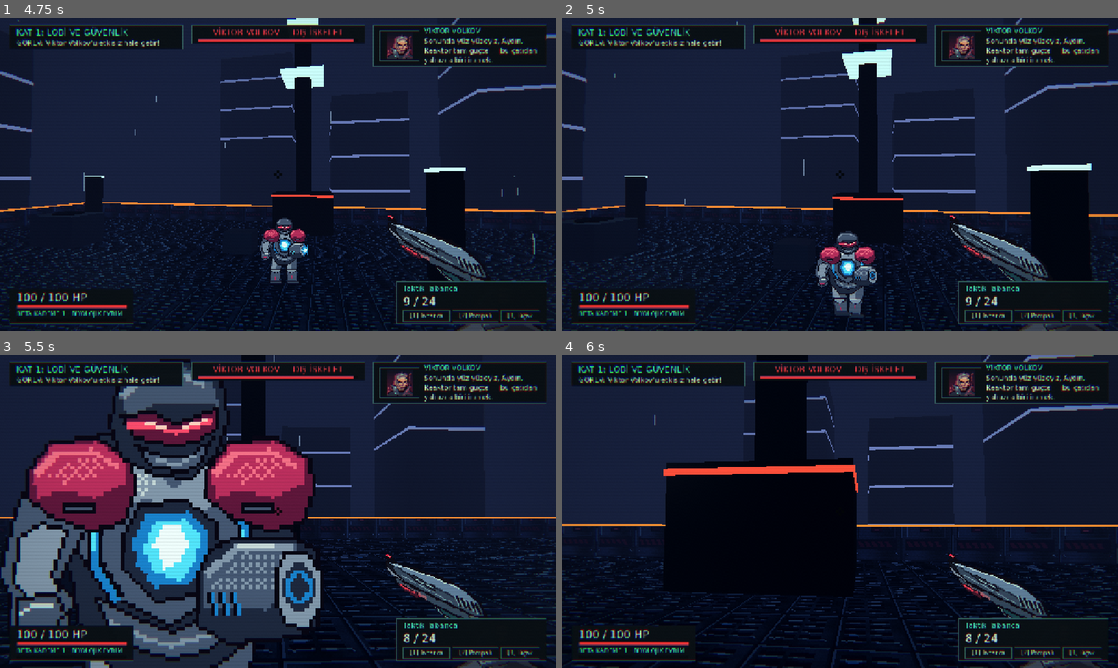
Above: before the commit, frames 1-4 (two rows, left to right).
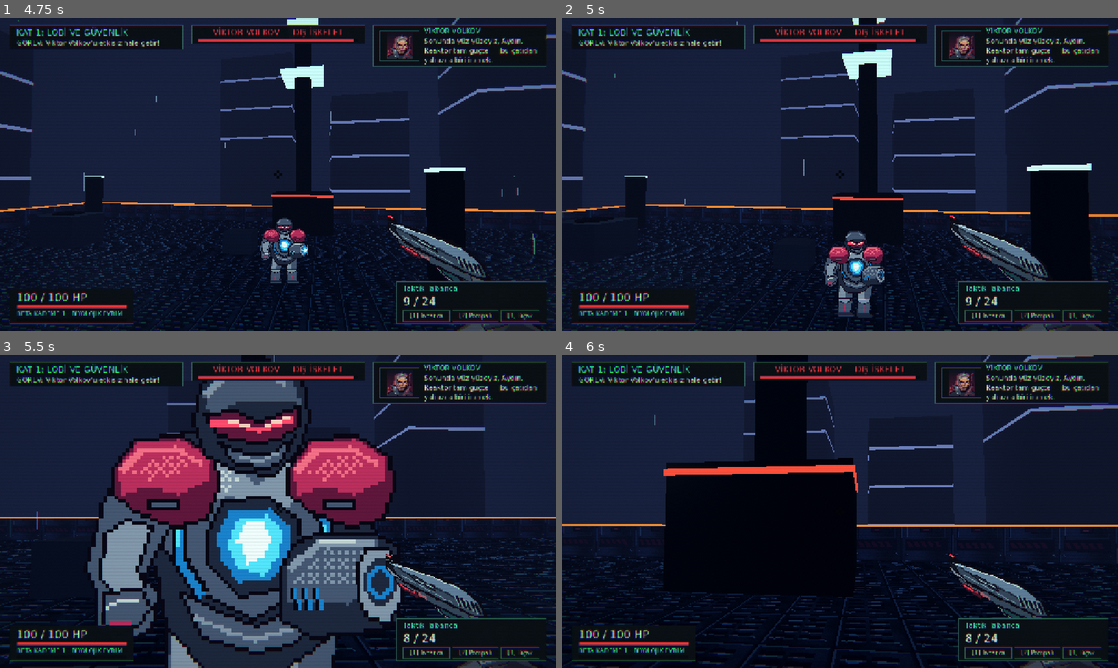
Above: after the commit, the same moments.

Repository: jagwey/gamejam-tas-fab
Game: Godot game, scene res://scenes/levels/floor_05_rooftop.tscn
Two runs of this game, one before a commit and one after it. Both use one fixed random seed, a clock stepped at 60 frames per second and the inputs below. This scene is started directly instead of the project's main scene.
Inputs (mouse positions are in pixels of both pictures, inside the frame that each line leads up to):
- Up to frame 1 (4.75 s): tap Enter at 0.5 s; move the mouse to (305, 174) at 0.52 s; hold E (interact) 0.53-1.28 s; hold W (move_forward) from 0.53 s (still down); click (305, 174) at 0.67 s; tap Space (jump) at 0.77, 1.52, 3.02, 3.77, 4.52 s; move the mouse to (250, 174) at 1.27 s; right-click (250, 174) at 1.35 s; tap E (interact) at 1.55, 2.3, 2.85, 3.8, 4.55 s; move the mouse to (289, 168) at 2.02 s; hold Ctrl (crouch) 2.03-2.78 s; move the mouse to (272, 180) at 2.77 s; click (272, 180) at 2.92 s; move the mouse to (316, 177) at 3.52 s; hold Q (melee) 3.53-4.28 s; move the mouse to (233, 171) at 4.27 s; click (233, 171) at 4.35 s
- Up to frame 2 (5 s): keep holding W (move_forward)
- Up to frame 3 (5.5 s): keep holding W (move_forward); move the mouse to (283, 511) at 5.02 s; hold Shift (sprint) from 5.03 s (still down); click (283, 511) at 5.17 s; tap E (interact) at 5.3 s
- Up to frame 4 (6 s): move the mouse to (817, 505) at 5.77 s; release W (move_forward) at 5.78 s; release Shift (sprint) at 5.78 s; hold D (move_right) from 5.78 s (still down); tap F (use_beta) at 5.85 s

Frame 1 is identical in both runs. In frame 2, 1.8% of the frame differs, in the area x 45-58%, y 68-96%; in frame 3, 45%, in the area x 0-73%, y 1-100%; in frame 4, nothing differs.

Commit message:
fix(v0.3.1): fix release crash when taking elevator between floors & add 29/29 transition test

Diff:
--- a/project.godot
+++ b/project.godot
@@ -11,8 +11,8 @@
 [application]
 
 config/name="BETA PROTOCOL"
-config/description="Tasarim Fabrikasi Game Jam — 90'lar Retro Anime 2.5D FPS (v0.3.0)"
-config/version="0.3.0"
+config/description="Tasarim Fabrikasi Game Jam — 90'lar Retro Anime 2.5D FPS (v0.3.1)"
+config/version="0.3.1"
 run/main_scene="res://scenes/ui/main_menu.tscn"
 config/features=PackedStringArray("4.7", "Forward Plus")
 
--- a/scripts/managers/game_manager.gd
+++ b/scripts/managers/game_manager.gd
@@ -54,6 +54,7 @@
 var crt_layer: CanvasLayer = null
 var _floor_entry_carryover: Dictionary = {}
 var _pending_announce: bool = false
+var _pending_scene_path: String = ""
 var _quitting: bool = false
 
 
@@ -69,6 +70,8 @@
 		settings.connect("settings_changed", _on_settings_changed)
 	# Window close goes through quit_game() so audio playbacks are released cleanly.
 	tree.auto_accept_quit = false
+	if "--smoke-floors" in OS.get_cmdline_user_args():
+		_run_release_elevator_smoke.call_deferred()
 
 
 func _notification(what: int) -> void:
@@ -264,9 +267,73 @@
 	if not ResourceLoader.exists(path):
 		push_warning("GameManager: scene missing: %s" % path)
 		return
+	# Defer the swap so the caller (e.g. LevelExit inside PlayerController.try_interact)
+	# finishes its call stack before the active scene and player leave the SceneTree.
+	var needs_schedule: bool = _pending_scene_path.is_empty()
+	_pending_scene_path = path
+	if needs_schedule:
+		_apply_pending_scene_change.call_deferred()
+
+
+func _apply_pending_scene_change() -> void:
+	var path: String = _pending_scene_path
+	_pending_scene_path = ""
+	if path.is_empty() or not is_inside_tree():
+		return
 	var err: Error = get_tree().change_scene_to_file(path)
 	if err != OK:
 		push_warning("GameManager: change_scene failed (%d) for %s" % [err, path])
+
+
+## Release self-check invoked only with `-- --smoke-floors`: exercises real [E] elevator
+## transitions across Floors 1->2->3->4->5 inside the exported binary, then exits cleanly.
+func _run_release_elevator_smoke() -> void:
+	var tree: SceneTree = get_tree()
+	load_floor(1, false)
+	for floor_from in [1, 2, 3, 4]:
+		var target_path: String = str(floor_scenes[floor_from + 1])
+		for _w in 240:
+			await tree.process_frame
+			var cur: Node = tree.current_scene
+			if cur != null and cur.scene_file_path == str(floor_scenes[floor_from]) and cur.is_node_ready():
+				break
+		await tree.physics_frame
+		await tree.physics_frame
+		var pl: Node3D = tree.get_first_node_in_group("player") as Node3D
+		var exit_node: Node3D = tree.current_scene.get_node_or_null("Interactables/LevelExit") as Node3D if tree.current_scene != null else null
+		if pl != null and exit_node != null:
+			pl.global_position = exit_node.global_position + Vector3(0.0, 0.05, 0.6)
+			pl.rotation_degrees = Vector3.ZERO
+			await tree.physics_frame
+			await tree.physics_frame
+			var ev: InputEventAction = InputEventAction.new()
+			ev.action = "interact"
+			ev.pressed = true
+			tree.root.push_input(ev)
+		var arrived: bool = false
+		for _w in 240:
+			await tree.process_frame
+			var cur2: Node = tree.current_scene
+			if cur2 != null and cur2.scene_file_path == target_path and cur2.is_node_ready():
+				arrived = true
+				break
+		print("SMOKE_ELEVATOR %d->%d arrived=%s" % [floor_from, floor_from + 1, str(arrived)])
+		if not arrived:
+			tree.quit(1)
+			return
+	_change_scene(ENDING_SCENE)
+	var ending_ok: bool = false
+	for _w in 240:
+		await tree.process_frame
+		var cur3: Node = tree.current_scene
+		if cur3 != null and cur3.scene_file_path == ENDING_SCENE and cur3.is_node_ready():
+			ending_ok = true
+			break
+	print("SMOKE_ENDING arrived=%s" % str(ending_ok))
+	if not ending_ok:
+		tree.quit(1)
+		return
+	quit_game()
 
 
 func _on_scene_changed() -> void:
--- a/scripts/systems/enemy_base.gd
+++ b/scripts/systems/enemy_base.gd
@@ -319,12 +319,15 @@
 	_sfx("sfx_enemy_attack", -2.0, randf_range(0.95, 1.05))
 	if player == null or not is_inside_tree():
 		return
+	var world: World3D = get_world_3d()
+	if world == null:
+		return
 	var origin: Vector3 = global_position + Vector3(0.0, EYE_HEIGHT, 0.0)
 	var dir: Vector3 = (_aim_point - origin).normalized()
 	dir = _apply_spread(dir, stats.projectile_spread_deg)
 	var to: Vector3 = origin + dir * (stats.attack_range + 6.0)
 	var query: PhysicsRayQueryParameters3D = PhysicsRayQueryParameters3D.create(origin, to, 1 | 2, [get_rid()])
-	var hit: Dictionary = get_world_3d().direct_space_state.intersect_ray(query)
+	var hit: Dictionary = world.direct_space_state.intersect_ray(query)
 	if hit.is_empty():
 		return
 	var collider: Object = hit.get("collider") as Object
@@ -389,10 +392,13 @@
 func has_line_of_sight() -> bool:
 	if player == null or not is_inside_tree():
 		return false
+	var world: World3D = get_world_3d()
+	if world == null:
+		return false
 	var origin: Vector3 = global_position + Vector3(0.0, EYE_HEIGHT, 0.0)
 	var target: Vector3 = player.global_position + Vector3(0.0, TARGET_HEIGHT, 0.0)
 	var query: PhysicsRayQueryParameters3D = PhysicsRayQueryParameters3D.create(origin, target, 1, [get_rid()])
-	var hit: Dictionary = get_world_3d().direct_space_state.intersect_ray(query)
+	var hit: Dictionary = world.direct_space_state.intersect_ray(query)
 	return hit.is_empty()
 
 
--- a/scripts/systems/level_exit.gd
+++ b/scripts/systems/level_exit.gd
@@ -2,9 +2,13 @@
 
 @export var target_floor: int = 2
 @export var prompt_text: String = "[E] Asansörle Üst Kata Çık"
+var _triggered: bool = false
 
 func get_interact_prompt(_player: Node = null) -> String:
 	return prompt_text
 
 func interact(_player: Node) -> void:
+	if _triggered:
+		return
+	_triggered = true
 	GameManager.load_floor(target_floor, true)
--- a/scripts/systems/player_controller.gd
+++ b/scripts/systems/player_controller.gd
@@ -155,6 +155,8 @@
 # ------------------------------------------------------------------ input
 
 func _unhandled_input(event: InputEvent) -> void:
+	if not is_inside_tree():
+		return
 	if event.is_action_pressed("pause"):
 		_handle_pause()
 		get_viewport().set_input_as_handled()
@@ -300,11 +302,16 @@
 
 
 func _can_stand() -> bool:
+	if not is_inside_tree():
+		return false
+	var world: World3D = get_world_3d()
+	if world == null:
+		return false
 	if _stand_params == null:
 		_init_stand_query()
 	var gap: float = STAND_HEIGHT - CROUCH_HEIGHT
 	_stand_params.transform = Transform3D(Basis.IDENTITY, global_position + Vector3(0.0, CROUCH_HEIGHT + gap * 0.5 + 0.02, 0.0))
-	var hits: Array[Dictionary] = get_world_3d().direct_space_state.intersect_shape(_stand_params, 1)
+	var hits: Array[Dictionary] = world.direct_space_state.intersect_shape(_stand_params, 1)
 	return hits.is_empty()
 
 
@@ -321,6 +328,8 @@
 # ------------------------------------------------------------------ interact
 
 func try_interact() -> bool:
+	if not is_inside_tree():
+		return false
 	# Refresh now: the per-frame scan is throttled, so the cached target may be up to one interval old.
 	_update_interact_target()
 	var target: Node = interact_target
@@ -328,12 +337,16 @@
 		return false
 	if target.has_method("interact"):
 		target.call("interact", self)
-		_update_interact_target()
+		if is_inside_tree():
+			_update_interact_target()
 		return true
 	return false
 
 
 func _update_interact_target() -> void:
+	if not is_inside_tree():
+		interact_target = null
+		return
 	var found: Node = null
 	if controls_enabled and not health_component.is_dead:
 		found = _ray_interactable()
@@ -350,22 +363,32 @@
 
 
 func _ray_interactable() -> Node:
+	if not is_inside_tree():
+		return null
+	var world: World3D = get_world_3d()
+	if world == null:
+		return null
 	var origin: Vector3 = fps_camera.get_aim_origin()
 	var dir: Vector3 = fps_camera.get_aim_direction()
 	var q: PhysicsRayQueryParameters3D = PhysicsRayQueryParameters3D.create(origin, origin + dir * INTERACT_RANGE, INTERACT_MASK, [get_rid()])
 	q.collide_with_areas = true
 	q.collide_with_bodies = true
-	var hit: Dictionary = get_world_3d().direct_space_state.intersect_ray(q)
+	var hit: Dictionary = world.direct_space_state.intersect_ray(q)
 	if hit.is_empty():
 		return null
 	return _resolve_interactable(hit.get("collider") as Object)
 
 
 func _proximity_interactable() -> Node:
+	if not is_inside_tree():
+		return null
+	var tree: SceneTree = get_tree()
+	if tree == null:
+		return null
 	var best: Node = null
 	var best_d: float = INTERACT_PROXIMITY
 	var fwd: Vector3 = -global_basis.z
-	for n in get_tree().get_nodes_in_group("interactables"):
+	for n in tree.get_nodes_in_group("interactables"):
 		if not (n is Node3D):
 			continue
 		var n3: Node3D = n as Node3D
--- a/scripts/systems/volkov_boss.gd
+++ b/scripts/systems/volkov_boss.gd
@@ -124,6 +124,11 @@
 	_fire_round()
 
 func _fire_round() -> void:
+	if not is_inside_tree():
+		return
+	var world: World3D = get_world_3d()
+	if world == null:
+		return
 	var origin := global_position + Vector3.UP * 1.7
 	var direction := origin.direction_to(_aim_point)
 	if _burst_phase == 2:
@@ -134,7 +139,7 @@
 	_sfx("sfx_enemy_attack", -5.0, 1.35 if _burst_phase == 3 else 0.9)
 	var endpoint := origin + direction * (stats.attack_range + 5.0)
 	var query := PhysicsRayQueryParameters3D.create(origin, endpoint, 1 | 2, [get_rid()])
-	var hit := get_world_3d().direct_space_state.intersect_ray(query)
+	var hit := world.direct_space_state.intersect_ray(query)
 	if not hit.is_empty():
 		endpoint = hit.position
 		var target := hit.collider as Node
--- a/scripts/systems/weapon_manager.gd
+++ b/scripts/systems/weapon_manager.gd
@@ -460,7 +460,10 @@
 func _space() -> PhysicsDirectSpaceState3D:
 	if player == null or not player.is_inside_tree():
 		return null
-	return player.get_world_3d().direct_space_state
+	var world: World3D = player.get_world_3d()
+	if world == null:
+		return null
+	return world.direct_space_state
 
 
 func _exclude() -> Array[RID]:
--- a/tests/run_tests.gd
+++ b/tests/run_tests.gd
@@ -19,7 +19,7 @@
 const INTEGRITY_EXTENSIONS: Array[String] = ["tscn", "tres", "gdshader", "png", "wav", "gd"]
 const MIN_PNG: int = 141
 const MIN_WAV: int = 31
-const TEST_COUNT: int = 28
+const TEST_COUNT: int = 29
 const CUTSCENE: String = "res://scenes/cutscenes/opening_cutscene.tscn"
 const PUZZLE: String = "res://scenes/puzzles/moving_lock_puzzle.tscn"
 const GUARD: String = "res://scenes/enemies/enemy_guard_lv1.tscn"
@@ -230,6 +230,7 @@
 	await _t26_ui_overlap()
 	await _t27_render_performance()
 	await _t28_hint_and_radio()
+	await _t29_elevator_interact_transitions()
 
 	# Cleanup: test saves, settings, pause state, audio.
 	_sm().call("clear_save")
@@ -1537,3 +1538,47 @@
 		if ammo != null:
 			_check(not r.intersects(ammo.get_global_rect()), "RadioBox vs AmmoPlate clear (%s / %s)" % [str(r), str(ammo.get_global_rect())])
 	_end()
+
+
+# ------------------------------------------------------------------ 29. elevator [E] transitions
+
+func _t29_elevator_interact_transitions() -> void:
+	_begin("29 Real [E] elevator transitions Floor 1->2->3->4->5 preserve carryover without tree/world errors")
+	var ok: bool = await _goto(FLOOR_1)
+	_check(ok, "floor_01 loaded")
+	if not ok:
+		_end()
+		return
+	var pl0: Node3D = _player()
+	var hc0: HealthComponent = _ap(pl0, "health_component") as HealthComponent
+	var wm0: WeaponManager = _ap(pl0, "weapon_manager") as WeaponManager
+	hc0.invulnerable = true
+	hc0.set_health(112.0, 118.0)
+	wm0.unlock_weapon("shotgun", false)
+	for floor_from in [1, 2, 3, 4]:
+		var pl: Node3D = _player()
+		var exit_node: Node3D = current_scene.get_node_or_null("Interactables/LevelExit") as Node3D if current_scene != null else null
+		_check(pl != null and exit_node != null, "floor %d has player and LevelExit" % floor_from)
+		if pl == null or exit_node == null:
+			break
+		_place_player(pl, exit_node.global_position + Vector3(0.0, 0.05, 0.5), 0.0)
+		await _physics(4)
+		var ev: InputEventAction = InputEventAction.new()
+		ev.action = "interact"
+		ev.pressed = true
+		root.push_input(ev)
+		var target_path: String = FLOORS[floor_from]
+		var arrived: bool = await _wait_scene(target_path)
+		_check(arrived, "elevator [E] moved floor %d -> %d" % [floor_from, floor_from + 1])
+		if not arrived:
+			break
+		var np: Node3D = _player()
+		if np != null:
+			var nhc: HealthComponent = _ap(np, "health_component") as HealthComponent
+			var nwm: WeaponManager = _ap(np, "weapon_manager") as WeaponManager
+			nhc.invulnerable = true
+			_check(is_equal_approx(nhc.max_health, 118.0) and is_equal_approx(nhc.current_health, 112.0),
+				"floor %d carryover HP 112/118 (got %.1f/%.1f)" % [floor_from + 1, nhc.current_health, nhc.max_health])
+			_check(nwm.is_unlocked("shotgun"), "floor %d shotgun unlock carried over" % (floor_from + 1))
+	_gm().set("player_carryover", {})
+	_end()
Not shown, changed: export_presets.cfg
Not shown, changed: PROGRESS.md
